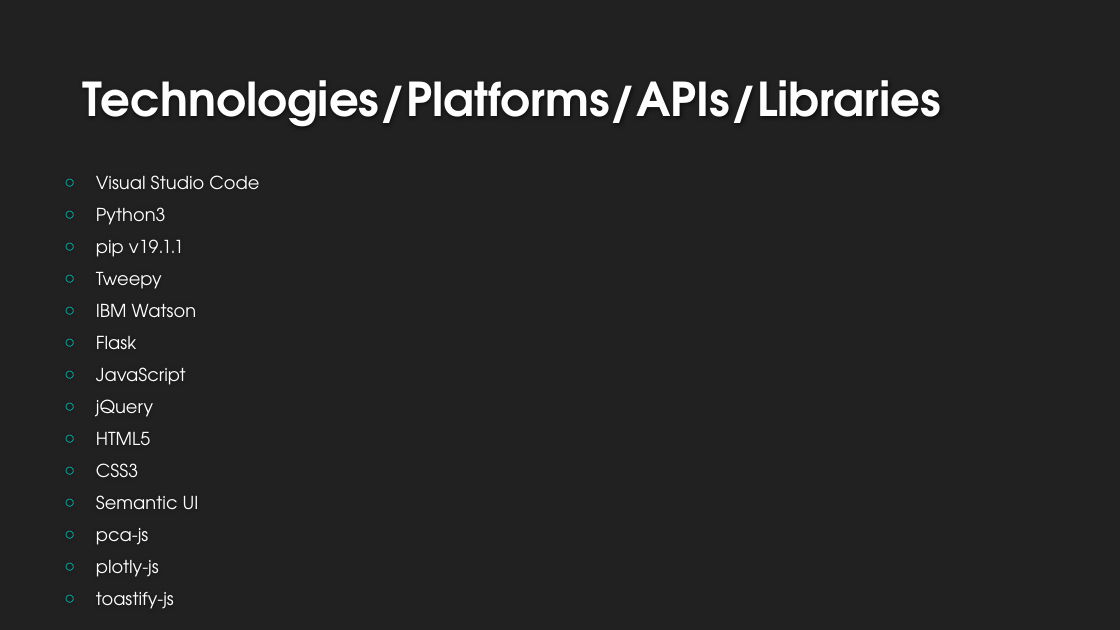
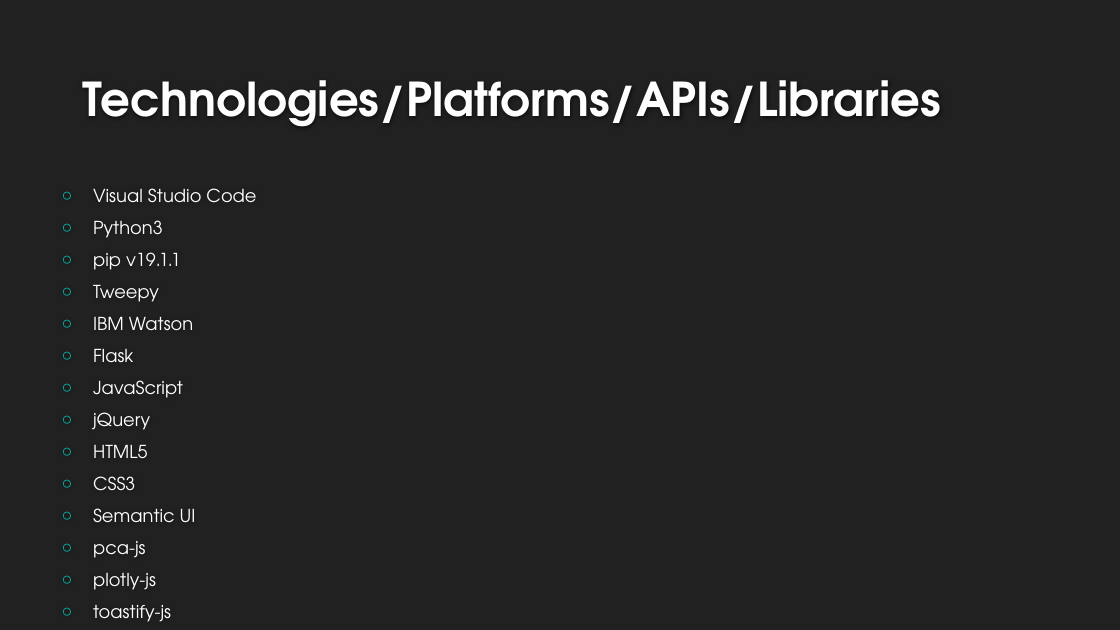
Before and after one commit to gary1998/ibm-hackathon-2019, a slide deck: slide 3 of presentation.pptx. Drawn at 1120x630 pixels with LibreOffice and Linux fonts; fonts in the diff are those of the drawing; background and template pictures are left out. Boxes give left, top, right and bottom in pixels: in the first picture for what was removed or moved away, otherwise in the second. Text is boxed around its words. In the diff, an @@ line names an element or a change of style, - is before the commit and + after.

```diff
--- a/presentation.pptx
+++ b/presentation.pptx
@@ text "Visual Studio Code": place and size @@
-text "Visual Studio Code" at [96, 175, 259, 609]
+text "Visual Studio Code" at [93, 188, 256, 622]
```
Also in this commit, not shown: 2 other slides changed, 3 slides added, 1 slide removed.
